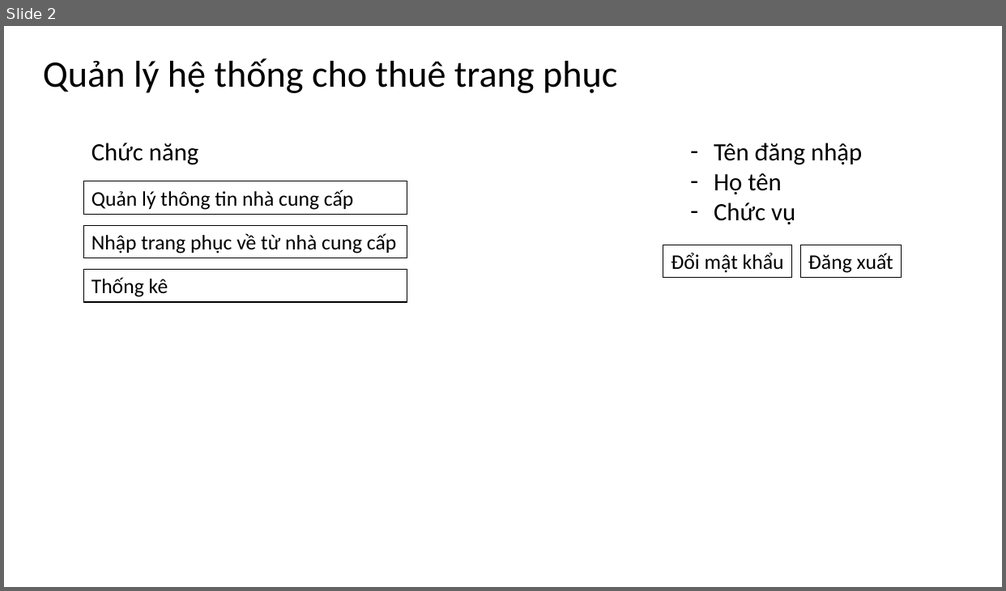
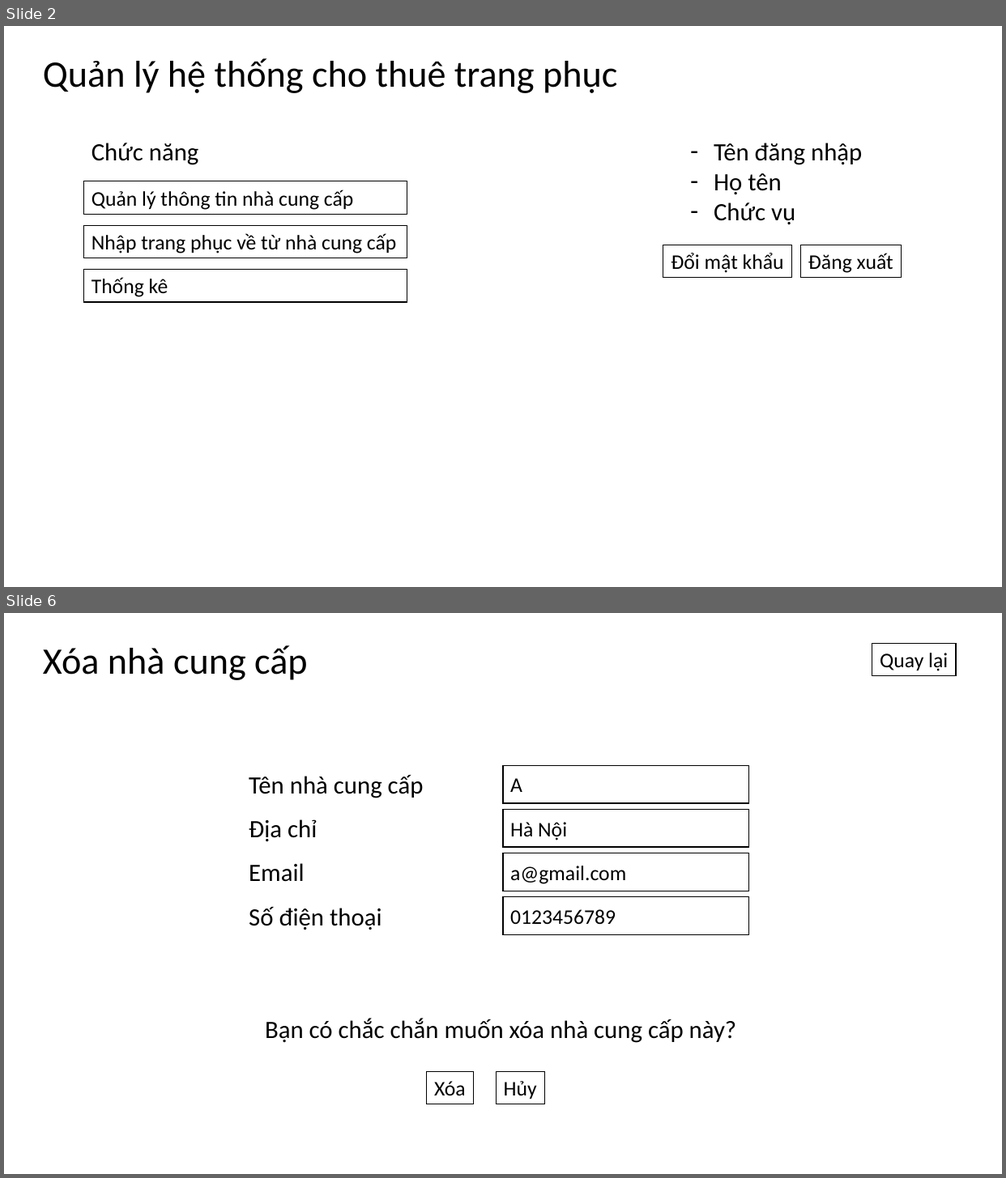
Before and after one commit to tuk3kCS/PTIT, a slide deck: 20251/Phân tích thiết kế HTTT/Hình vẽ/UI.pptx. Shown one above the other, each under a label of ours: slide 2 before the commit, slides 2 and 6 after it; the slides between them are not shown. The pictures are 1006x591 and 1006x1178 pixels, drawn with LibreOffice and Linux fonts; fonts in the diff are those of the drawing. Boxes give left, top, right and bottom in pixels: in the first picture for what was removed or moved away, otherwise in the second. Text is boxed around its words. In the diff, an @@ line names an element or a change of style, - is before the commit and + after.

```diff
--- a/20251/Phân tích thiết kế HTTT/Hình vẽ/UI.pptx
+++ b/20251/Phân tích thiết kế HTTT/Hình vẽ/UI.pptx
@@ slide 6 added at (4,613,1002,1174), background #FFFFFF @@
@@ text added at (43,645,308,680), 36 pt, text #000000 @@
+Xóa nhà cung cấp
@@ rectangle added at (872,643,957,676), fill #FFFFFF, outline #000000 1 pt, 20 pt, text #000000 @@
+Quay lại
@@ text added at (249,775,424,798), 24 pt, text #000000 @@
+Tên nhà cung cấp
@@ rectangle added at (503,766,750,803), fill #FFFFFF, outline #000000 1 pt, 20 pt, text #000000 @@
+A
@@ text added at (249,820,317,842), 24 pt, text #000000 @@
+Địa chỉ
@@ rectangle added at (503,809,750,846), fill #FFFFFF, outline #000000 1 pt, 20 pt, text #000000 @@
+Hà Nội
@@ rectangle added at (503,854,750,891), fill #FFFFFF, outline #000000 1 pt, 20 pt, text #000000 @@
+a@gmail.com
@@ text added at (249,863,304,882), 24 pt, text #000000 @@
+Email
@@ rectangle added at (503,897,750,935), fill #FFFFFF, outline #000000 1 pt, 20 pt, text #000000 @@
+0123456789
@@ text added at (249,907,382,931), 24 pt, text #000000 @@
+Số điện thoại
@@ text added at (265,1018,737,1043), 24 pt, text #000000 @@
+Bạn có chắc chắn muốn xóa nhà cung cấp này?
@@ rectangle added at (426,1072,473,1105), fill #FFFFFF, outline #000000 1 pt, 20 pt, text #000000 @@
+Xóa
@@ rectangle added at (496,1072,544,1105), fill #FFFFFF, outline #000000 1 pt, 20 pt, text #000000 @@
+Hủy
```
Also in this commit, not shown: 1 slide changed, 11 other slides added, 17 other files.
